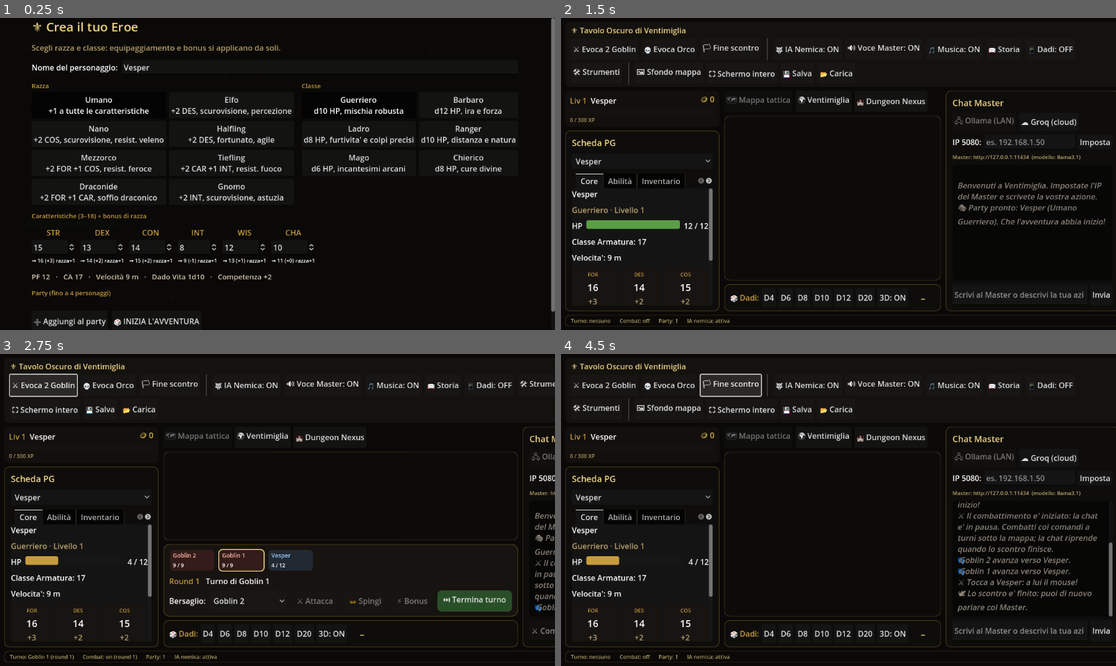
Above: before the commit, frames 1-4 (two rows, left to right).
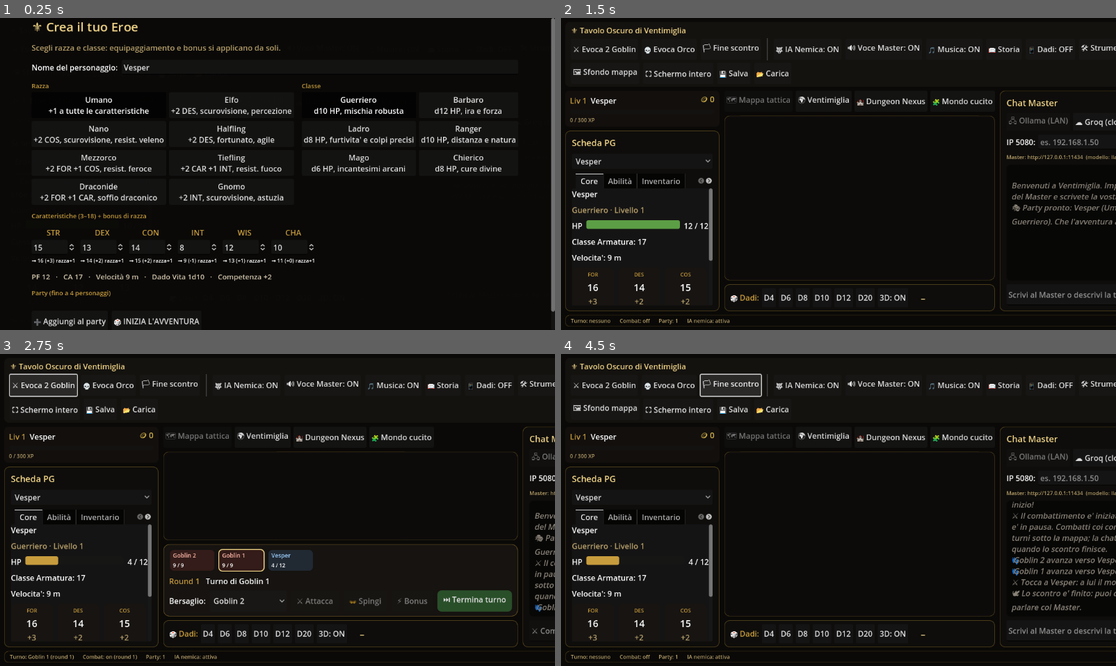
Above: after the commit, the same moments.

Repository: fanaragabriele2-coder/vtt-ventimiglia
Game: Godot game, scene res://main.tscn
Two runs of this game, one before a commit and one after it. Both use one fixed random seed, a clock stepped at 60 frames per second and the inputs below.
Inputs (mouse positions are in pixels of both pictures, inside the frame that each line leads up to):
- Up to frame 1 (0.25 s): no input
- Up to frame 2 (1.5 s): click (960, 102) at 0.5 s, where only the run after the commit has a clickable "🧩 Mondo cucito"; click "🎲 INIZIA L'AVVENTURA" at 1.25 s
- Up to frame 3 (2.75 s): click "⚔ Evoca 2 Goblin" at 2 s
- Up to frame 4 (4.5 s): tap Enter at 2.75 s; drag from (899, 497) to (894, 441) at 2.77 s; click "💀 Evoca Orco" at 3.5 s; click "🏳 Fine scontro" at 4.25 s

The runs differ from the first frame. In frame 2, 3.5% of the frame differs, in the area x 2-100%, y 8-94%; in frame 3, 0.1%; in frame 4, 5.1%.

Commit message:
Godot: Mondo cucito (direttiva OMEGA) — stitcher, coerenza visiva, culling VRAM
Quarta vista del centro: "🧩 Mondo cucito". Copi le tue battlemap PNG/JPG in
assets/maps/ e diventano un open-world unico. Costruito SOPRA il motore gia'
collaudato (MapEngineOptimized): integrazione, non riscrittura.

- world_builder.gd (WorldBuilder, Node2D): le tre macro-funzioni all'avvio.
  1) AUTO-STITCHING: scansione di assets/maps (png/jpg, ordine alfabetico),
     griglia ~radice-di-N colonne, riga per riga. Griglia PERFETTA anche con
     pacchetti di formati diversi: MapEngineOptimized.aggiungi_chunk ora
     riscala ogni chunk alla cella comune (zero intercapedini e zero
     sovrapposizioni, garantito) e ritorna lo Sprite2D per il grading.
  2) COERENZA VISIVA: color grading via software — la media cromatica di ogni
     chunk (miniatura 32x32) viene portata verso la media GLOBALE del set con
     self_modulate, clamp 0.85..1.18 (micro-correzioni: neri e mezzitoni
     allineati senza stravolgere l'artwork, guard sui canali quasi neri);
     seam blending — UN ShaderMaterial condiviso fonde una banda sottile ai
     bordi di ogni chunk verso un tono neutro comune (i due lati di ogni
     cucitura convergono allo stesso colore); CanvasModulate globale con
     ciclo giorno/tramonto/notte/dungeon (mini-toolbar nella vista).
  3) CULLING HARDWARE-AWARE (6GB): riusato il ciclo 0.15s di
     MapEngineOptimized — chunk fuori vista nascosti, molto lontani la
     texture lascia la VRAM (refcount, niente leak) e si ricarica al ritorno.
- world_view.gd (WorldView): SubViewport + VTTCamera (pan/zoom) + toolbar ore.
- vtt_main: toggle a 4 vie (tattica / Ventimiglia / Nexus / Mondo cucito).
- assets/maps/README.md: convenzioni (nomi ordinabili, formati, nota export).
- Matematica verificata a tavolino (mirror Python): il grading converge sempre
  verso il bersaglio (mai overshoot, clamp sui neri), griglia senza buchi ne'
  sovrapposizioni per ogni N, riscalo esatto alla cella.

Co-Authored-By: Claude Fable 5 <noreply@anthropic.com>
Claude-Session: https://claude.ai/code/session_01EitiiDafKKu7YfdrUthcuc

Diff:
--- a/godot/scripts/map/map_engine_optimized.gd
+++ b/godot/scripts/map/map_engine_optimized.gd
@@ -74,23 +74,28 @@
 	for i: int in range(nomi.size()):
 		var percorso: String = percorso_cartella.path_join(nomi[i])
 		var riga: int = floori(float(i) / float(larghezza))
-		if aggiungi_chunk(percorso, i % larghezza, riga):
+		if aggiungi_chunk(percorso, i % larghezza, riga) != null:
 			caricati += 1
 	return caricati
 
 
-## Cuce un singolo chunk (immagine locale) alla posizione di griglia data. La dimensione della
-## cella di cucitura e' quella del PRIMO chunk caricato: gli asset di uno stesso pacchetto mappa
-## (stile Crosshead) condividono il formato, e' la loro convenzione.
-func aggiungi_chunk(percorso_immagine: String, colonna: int, riga: int) -> bool:
+## Cuce un singolo chunk (immagine locale) alla posizione di griglia data e ritorna il suo
+## Sprite2D (null se l'immagine non si carica) — chi chiama puo' applicarci grading/materiali.
+## La cella di cucitura e' la dimensione del PRIMO chunk caricato; un chunk di formato diverso
+## viene RISCALATO alla cella: griglia sempre perfetta, zero intercapedini e zero sovrapposizioni
+## anche mischiando pacchetti mappa di dimensioni differenti.
+func aggiungi_chunk(percorso_immagine: String, colonna: int, riga: int) -> Sprite2D:
 	var tex: Texture2D = _carica_texture(percorso_immagine)
 	if tex == null:
-		return false
+		return null
 	if _dimensione_chunk == Vector2.ZERO:
 		_dimensione_chunk = tex.get_size()
 	var sprite := Sprite2D.new()
 	sprite.texture = tex
 	sprite.centered = false
+	var naturale: Vector2 = tex.get_size()
+	if naturale != _dimensione_chunk and naturale.x > 0.0 and naturale.y > 0.0:
+		sprite.scale = _dimensione_chunk / naturale
 	sprite.position = Vector2(colonna, riga) * _dimensione_chunk
 	sprite.z_index = -10  # il terreno cucito sta sotto a tutto il resto della scena
 	add_child(sprite)
@@ -98,7 +103,7 @@
 		"sprite": sprite, "percorso": percorso_immagine,
 		"rect": Rect2(sprite.position, _dimensione_chunk),
 	})
-	return true
+	return sprite
 
 
 ## Estensione totale della mappa cucita (per impostare i limiti della camera).
--- /dev/null
+++ b/godot/scripts/map/world_builder.gd
@@ -0,0 +1,169 @@
+class_name WorldBuilder
+extends Node2D
+## Direttiva OMEGA — Ultra Map Stitcher & Visual Coherence Engine (open-world 2D locale).
+##
+## All'avvio (_ready) esegue le tre macro-funzioni della direttiva:
+## 1. AUTO-STITCHING A GRIGLIA: scansiona res://assets/maps (png/jpg, ordine alfabetico) e cuce
+##    le battlemap in una griglia PERFETTA — delega a MapEngineOptimized (gia' collaudato): cella
+##    comune, chunk di formato diverso riscalati alla cella, zero intercapedini.
+## 2. MOTORE DI COERENZA VISIVA: pacchetti diversi, un solo mondo.
+##    - color grading via software: la media cromatica di ogni chunk (misurata su una miniatura
+##      32x32) viene portata verso la media GLOBALE del set con self_modulate — micro-correzioni
+##      (clamp 0.85..1.18): si bilanciano neri e mezzitoni senza stravolgere l'artwork;
+##    - seam blending: UN ShaderMaterial condiviso fonde una banda sottile ai bordi di ogni chunk
+##      verso un tono neutro comune — i due lati di ogni cucitura convergono allo stesso colore e
+##      lo stacco si attenua (fondere davvero i vicini richiederebbe chunk sovrapposti);
+##    - CanvasModulate globale per il ciclo giorno/tramonto/notte/dungeon (imposta_ora).
+## 3. CHUNK CULLING HARDWARE-AWARE (target 6 GB di VRAM): riusa il ciclo a intervalli 0.15s di
+##    MapEngineOptimized — fuori vista il chunk si nasconde, MOLTO lontano la sua texture lascia
+##    proprio la VRAM (texture = null: l'ImageTexture muore di refcount, niente leak) e si
+##    ricarica dal disco quando la camera torna vicina.
+##
+## NOTA EXPORT: le mappe si leggono come FILE grezzi (Image.load_from_file) — dall'editor
+## funziona subito; in un progetto esportato vanno inclusi i *.png/jpg nei filtri di export.
+
+const CARTELLA_MAPPE: String = "res://assets/maps"
+const ESTENSIONI: Array[String] = ["png", "jpg", "jpeg"]
+const CAMPIONE_PX: int = 32     # le statistiche cromatiche si misurano su una miniatura
+const GRADING_MIN: float = 0.85  # micro-correzioni: mai stravolgere l'artwork originale
+const GRADING_MAX: float = 1.18
+
+## Il ciclo del giorno: tinte del CanvasModulate globale (tutti i chunk vi reagiscono insieme).
+const ORE: Dictionary = {
+	"giorno": Color(1.0, 1.0, 1.0),
+	"tramonto": Color(1.0, 0.82, 0.62),
+	"notte": Color(0.36, 0.41, 0.6),
+	"dungeon": Color(0.55, 0.5, 0.45),
+}
+
+const SHADER_CUCITURE: String = """
+shader_type canvas_item;
+uniform float banda = 0.035;
+uniform float forza = 0.35;
+uniform vec4 tono : source_color = vec4(0.5, 0.47, 0.42, 1.0);
+void fragment() {
+	vec4 tex = texture(TEXTURE, UV);
+	float bordo = min(min(UV.x, 1.0 - UV.x), min(UV.y, 1.0 - UV.y));
+	float fusione = (1.0 - smoothstep(0.0, banda, bordo)) * forza;
+	COLOR = vec4(mix(tex.rgb, tono.rgb, fusione), tex.a) * COLOR;
+}
+"""
+
+var _motore: MapEngineOptimized
+var _camera: VTTCamera
+var _tinta: CanvasModulate
+var _materiale_cuciture: ShaderMaterial
+
+
+func _ready() -> void:
+	_costruisci_ambiente()
+	var chunks: Array[Sprite2D] = _cuci_mappe()
+	if chunks.is_empty():
+		GameState.announce("🌍 Mondo: nessuna mappa trovata in %s — copia li' le tue battlemap "
+			% CARTELLA_MAPPE + "PNG/JPG e riapri la vista.")
+		return
+	_uniforma_colori(chunks)
+	_inquadra()
+	# Macro-funzione 3: culling + scarico VRAM, gia' collaudati in MapEngineOptimized.
+	_motore.configura(_camera, [])
+	GameState.announce(
+		"🌍 Mondo cucito: %d mappe in griglia, coerenza visiva applicata." % chunks.size())
+
+
+## Cambia l'ora del mondo ("giorno", "tramonto", "notte", "dungeon"): un'unica manopola globale,
+## tutti i chunk reagiscono insieme via CanvasModulate.
+func imposta_ora(nome: String) -> void:
+	if not ORE.has(nome):
+		return
+	_tinta.color = ORE[nome]
+
+
+func statistiche() -> Dictionary:
+	return _motore.statistiche() if _motore != null else {}
+
+
+# --- Macro-funzione 1: auto-stitching ---
+
+func _cuci_mappe() -> Array[Sprite2D]:
+	var out: Array[Sprite2D] = []
+	var dir: DirAccess = DirAccess.open(CARTELLA_MAPPE)
+	if dir == null:
+		return out
+	var nomi: Array[String] = []
+	for nome_file: String in dir.get_files():
+		if ESTENSIONI.has(nome_file.get_extension().to_lower()):
+			nomi.append(nome_file)
+	nomi.sort()  # ordine alfabetico = layout deterministico, riga per riga
+	var colonne: int = maxi(1, ceili(sqrt(float(nomi.size()))))
+	for i: int in range(nomi.size()):
+		var riga: int = floori(float(i) / float(colonne))
+		var sprite: Sprite2D = _motore.aggiungi_chunk(
+			CARTELLA_MAPPE.path_join(nomi[i]), i % colonne, riga)
+		if sprite != null:
+			sprite.material = _materiale_cuciture  # seam blending, materiale CONDIVISO
+			out.append(sprite)
+	return out
+
+
+# --- Macro-funzione 2: coerenza visiva ---
+
+## Porta la media cromatica di ogni chunk verso la media globale del set: mappe di pacchetti
+## diversi convergono allo stesso bilanciamento (neri e mezzitoni allineati), da micro-correzione.
+func _uniforma_colori(chunks: Array[Sprite2D]) -> void:
+	var medie: Array[Color] = []
+	for sprite: Sprite2D in chunks:
+		medie.append(_media_cromatica(sprite.texture))
+	var bersaglio: Color = Color(0, 0, 0)
+	for media: Color in medie:
+		bersaglio += media
+	bersaglio /= float(medie.size())
+	for i: int in range(chunks.size()):
+		chunks[i].self_modulate = _correzione(medie[i], bersaglio)
+
+
+## Media RGB della texture, misurata su una miniatura (CAMPIONE_PX^2 letture, non milioni).
+func _media_cromatica(tex: Texture2D) -> Color:
+	var img: Image = tex.get_image()
+	if img.is_compressed():
+		img.decompress()
+	img.resize(CAMPIONE_PX, CAMPIONE_PX, Image.INTERPOLATE_BILINEAR)
+	var somma: Color = Color(0, 0, 0)
+	for y: int in range(CAMPIONE_PX):
+		for x: int in range(CAMPIONE_PX):
+			somma += img.get_pixel(x, y)
+	return somma / float(CAMPIONE_PX * CAMPIONE_PX)
+
+
+## Fattore di modulazione per-canale che avvicina `media` a `bersaglio`, entro i limiti "micro".
+func _correzione(media: Color, bersaglio: Color) -> Color:
+	return Color(
+		clampf(bersaglio.r / maxf(media.r, 0.02), GRADING_MIN, GRADING_MAX),
+		clampf(bersaglio.g / maxf(media.g, 0.02), GRADING_MIN, GRADING_MAX),
+		clampf(bersaglio.b / maxf(media.b, 0.02), GRADING_MIN, GRADING_MAX),
+		1.0
+	)
+
+
+# --- Costruzione ambiente (tinta globale, shader cuciture, camera) ---
+
+func _costruisci_ambiente() -> void:
+	_tinta = CanvasModulate.new()
+	_tinta.color = ORE["giorno"]
+	add_child(_tinta)
+
+	var shader := Shader.new()
+	shader.code = SHADER_CUCITURE
+	_materiale_cuciture = ShaderMaterial.new()
+	_materiale_cuciture.shader = shader
+
+	_motore = MapEngineOptimized.new()
+	add_child(_motore)
+
+	_camera = VTTCamera.new()
+	add_child(_camera)
+
+
+func _inquadra() -> void:
+	var rect: Rect2 = _motore.rettangolo_mappa()
+	_camera.imposta_limiti(rect)
+	_camera.centra_su(rect.get_center())
--- a/godot/scripts/ui/vtt_main.gd
+++ b/godot/scripts/ui/vtt_main.gd
@@ -8,9 +8,11 @@
 var _tactical_map: TacticalMap
 var _overworld_map: OverworldMap
 var _nexus_view: NexusView
+var _world_view: WorldView
 var _view_tactical_btn: Button
 var _view_overworld_btn: Button
 var _view_nexus_btn: Button
+var _view_world_btn: Button
 var _ai_toggle_btn: Button
 var _voce_btn: Button
 var _dadi_telefono_btn: Button
@@ -107,6 +109,13 @@
 	_nexus_view.size_flags_vertical = Control.SIZE_EXPAND_FILL
 	_nexus_view.visible = false
 	center.add_child(_nexus_view)
+
+	# Quarta vista: il Mondo cucito (WorldBuilder, direttiva OMEGA) — le battlemap dell'utente
+	# in assets/maps unite in un open-world con coerenza visiva e culling VRAM.
+	_world_view = WorldView.new()
+	_world_view.size_flags_vertical = Control.SIZE_EXPAND_FILL
+	_world_view.visible = false
+	center.add_child(_world_view)
 
 	var combat_hud := CombatHUD.new()
 	center.add_child(combat_hud)
@@ -324,9 +333,11 @@
 	_view_tactical_btn = _toolbar_button("🗺 Mappa tattica", _show_tactical)
 	_view_overworld_btn = _toolbar_button("🌍 Ventimiglia", _show_overworld)
 	_view_nexus_btn = _toolbar_button("🏰 Dungeon Nexus", _show_nexus)
+	_view_world_btn = _toolbar_button("🧩 Mondo cucito", _show_world)
 	row.add_child(_view_tactical_btn)
 	row.add_child(_view_overworld_btn)
 	row.add_child(_view_nexus_btn)
+	row.add_child(_view_world_btn)
 	_update_toggle_state("tactical")
 	return row
 
@@ -341,12 +352,17 @@
 
 func _show_nexus() -> void:
 	_apply_view("nexus")
+
+
+func _show_world() -> void:
+	_apply_view("world")
 
 
 func _apply_view(quale: String) -> void:
 	_tactical_map.visible = quale == "tactical"
 	_overworld_map.visible = quale == "overworld"
 	_nexus_view.visible = quale == "nexus"
+	_world_view.visible = quale == "world"
 	_update_toggle_state(quale)
 
 
@@ -355,6 +371,7 @@
 	_view_tactical_btn.disabled = attiva == "tactical"
 	_view_overworld_btn.disabled = attiva == "overworld"
 	_view_nexus_btn.disabled = attiva == "nexus"
+	_view_world_btn.disabled = attiva == "world"
 
 
 func _on_party_traveled(poi_name: String, _poi: Dictionary) -> void:
--- /dev/null
+++ b/godot/scripts/ui/world_view.gd
@@ -0,0 +1,64 @@
+class_name WorldView
+extends Control
+## Vista "🌍 Mondo" — incapsula il WorldBuilder (open-world cucito dalle battlemap dell'utente)
+## in un SubViewport con la camera VTT (pan col destro, zoom sulla rotellina), come NexusView.
+## In alto una mini-toolbar per il ciclo del giorno (CanvasModulate globale del mondo).
+
+const ORE_BOTTONI: Array[Array] = [
+	["☀ Giorno", "giorno"], ["🌇 Tramonto", "tramonto"],
+	["🌙 Notte", "notte"], ["🕯 Dungeon", "dungeon"],
+]
+
+var _builder: WorldBuilder
+
+
+func _ready() -> void:
+	size_flags_horizontal = Control.SIZE_EXPAND_FILL
+	size_flags_vertical = Control.SIZE_EXPAND_FILL
+	_build_viewport()
+	_build_toolbar()
+
+
+func _build_viewport() -> void:
+	var container := SubViewportContainer.new()
+	container.stretch = true
+	container.set_anchors_preset(Control.PRESET_FULL_RECT)
+	container.mouse_filter = Control.MOUSE_FILTER_STOP
+	add_child(container)
+
+	var viewport := SubViewport.new()
+	viewport.handle_input_locally = true
+	viewport.gui_disable_input = false
+	viewport.transparent_bg = false
+	container.add_child(viewport)
+
+	_builder = WorldBuilder.new()
+	viewport.add_child(_builder)
+
+
+func _build_toolbar() -> void:
+	var panel := PanelContainer.new()
+	panel.position = Vector2(8, 8)
+	var sb := StyleBoxFlat.new()
+	sb.bg_color = Color(0.06, 0.05, 0.045, 0.9)
+	sb.set_corner_radius_all(8)
+	sb.content_margin_left = 8
+	sb.content_margin_right = 8
+	sb.content_margin_top = 6
+	sb.content_margin_bottom = 6
+	panel.add_theme_stylebox_override("panel", sb)
+	add_child(panel)
+
+	var row := HBoxContainer.new()
+	row.add_theme_constant_override("separation", 6)
+	panel.add_child(row)
+	var titolo := Label.new()
+	titolo.text = "🌍 Mondo:"
+	titolo.add_theme_color_override("font_color", Color(0.78, 0.61, 0.24))
+	row.add_child(titolo)
+	for voce: Array in ORE_BOTTONI:
+		var b := Button.new()
+		b.text = String(voce[0])
+		b.custom_minimum_size = Vector2(0, 34)
+		b.pressed.connect(_builder.imposta_ora.bind(String(voce[1])))
+		row.add_child(b)
Not shown, changed: godot/README.md
Not shown, added: godot/assets/maps/README.md
